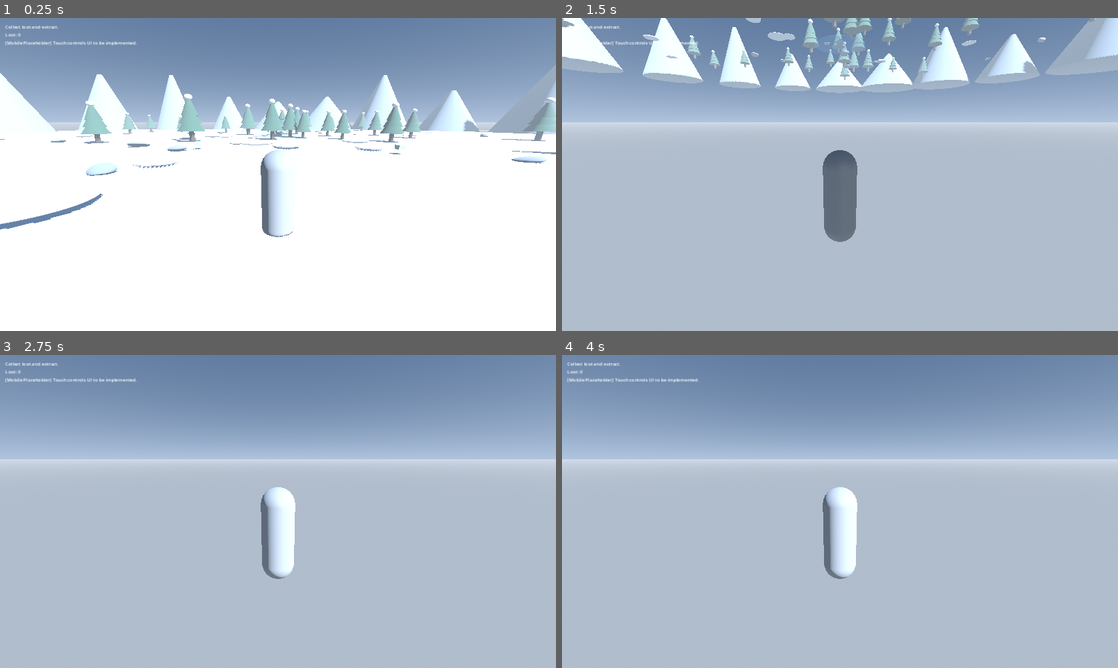
Above: before the commit, frames 1-4 (two rows, left to right).
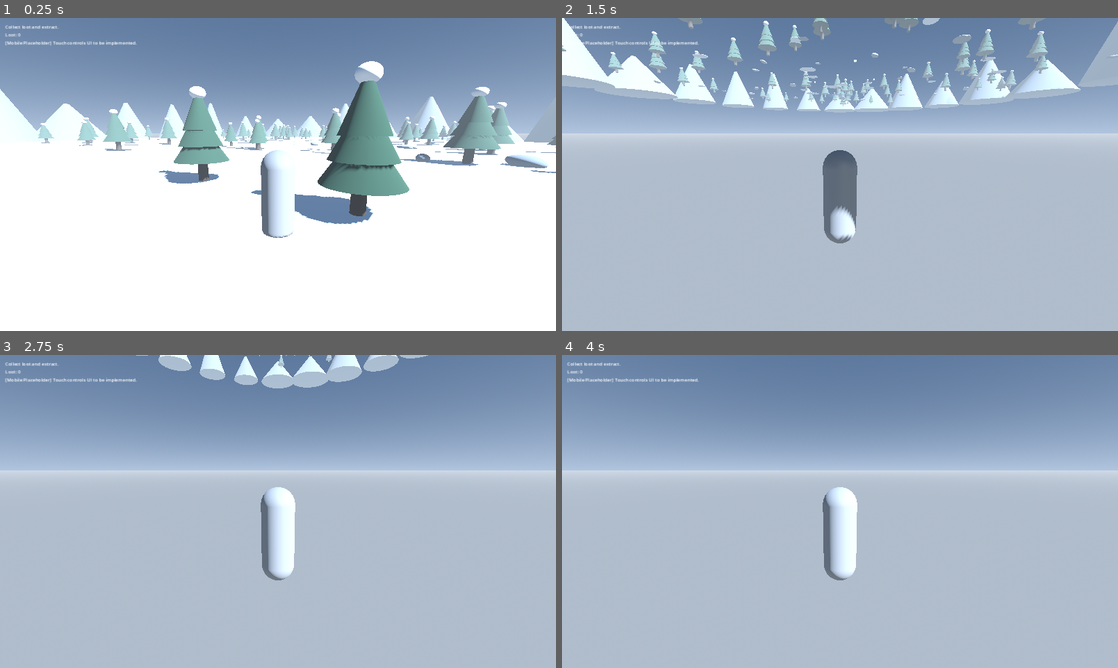
Above: after the commit, the same moments.

Repository: bebo5391/black-winter-extraction
Game: Godot game, scene res://scenes/Main.tscn
Two runs of this game, one before a commit and one after it. Both use one fixed random seed, a clock stepped at 60 frames per second and the inputs below.
Inputs (mouse positions are in pixels of both pictures, inside the frame that each line leads up to):
- Up to frame 1 (0.25 s): no input
- Up to frame 2 (1.5 s): move the mouse to (867, 174) at 0.52 s; hold W (move_forward) from 0.53 s (still down); tap Space (jump) at 0.77 s; move the mouse to (812, 174) at 1.27 s
- Up to frame 3 (2.75 s): keep holding W (move_forward); tap Space (jump) at 1.52 s; move the mouse to (289, 505) at 2.02 s
- Up to frame 4 (4 s): keep holding W (move_forward); move the mouse to (834, 517) at 2.77 s; tap Space (jump) at 3.02, 3.77 s; tap Enter at 3.5 s; move the mouse to (878, 514) at 3.52 s

The runs differ from the first frame. In frame 1, 16% of the frame differs, in the area x 0-100%, y 13-71%; in frame 2, 16%; in frame 3, 4.1%; in frame 4, 1.8%.

Commit message:
Fix startup camera view over snowy map

Diff:
--- a/scenes/Main.tscn
+++ b/scenes/Main.tscn
@@ -74,7 +74,8 @@
 [node name="EnvironmentDecor" type="Node3D" parent="."]
 
 [node name="Player" parent="." instance=ExtResource("1")]
-position = Vector3(0, 0.2, 8)
+position = Vector3(0, 0.2, 46)
+initial_pitch = -0.2
 
 [node name="Loot" type="Node3D" parent="."]
 
--- a/scripts/player.gd
+++ b/scripts/player.gd
@@ -5,14 +5,18 @@
 @export var jump_velocity: float = 5.2
 @export var gravity: float = 14.0
 @export var mouse_sensitivity: float = 0.0025
+@export var initial_yaw: float = 0.0
+@export var initial_pitch: float = -0.32
 
 @onready var yaw_pivot: Node3D = $YawPivot
 @onready var pitch_pivot: Node3D = $YawPivot/PitchPivot
 
-var _pitch: float = -0.25
+var _pitch: float = 0.0
 
 func _ready() -> void:
 	Input.mouse_mode = Input.MOUSE_MODE_CAPTURED
+	yaw_pivot.rotation.y = initial_yaw
+	_pitch = initial_pitch
 	pitch_pivot.rotation.x = _pitch
 
 func _unhandled_input(event: InputEvent) -> void:
